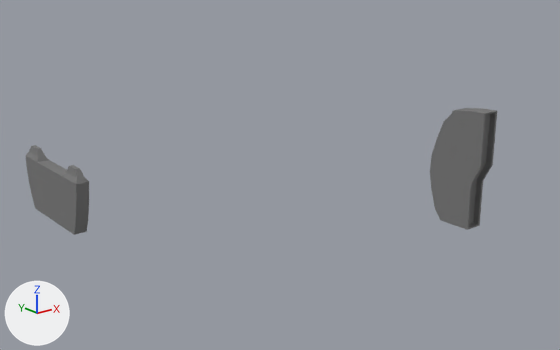
Renders of the FBX model Assets/Models/porte_verticale_gauche.FBX from each side of a commit.
Camera for both pictures: a 50 mm camera at (54.5, -30.8, 22.6) aimed at (90.4, 14.1, 4.6). The axes (+X, +Y, +Z) are drawn at lower left. The lights are the same throughout. Where no turn or scale is listed for an object, it has been applied to the vertices.

The scene before the commit, as lines of its bpy script (objects in view):
```python
me_mesh = bpy.data.meshes.new('Mesh')
me_mesh.from_pydata(...)  # 96 vertices, 94 faces; spans x -0.75..0.75, y -2.39..2.39, z -4.65..4.65
me_mesh.materials.append(mat_01___default)  # grey #777777
me_mesh_001 = bpy.data.meshes.new('Mesh.001')
me_mesh_001.from_pydata(...)  # 90 vertices, 88 faces; spans x -0.51..0.51, y -4.85..4.85, z 0.0..5.23
me_mesh_001.materials.append(mat_01___default)  # grey #777777
ob_box005 = bpy.data.objects.new('Box005', me_mesh)
ob_box005.location = (101.44, 5.54, 5.33)
ob_box009 = bpy.data.objects.new('Box009', me_mesh_001)
ob_box009.location = (77.11, 25.57, 0.68)
```
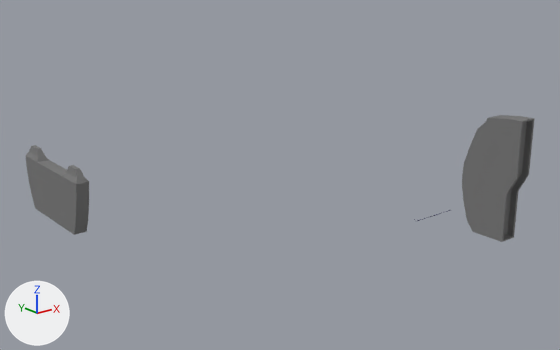
Commit message: porte pou steven l'handicapé

What changed in the scene script:
```text
Change ob_box005:
    ob_box005.location: (101.44, 5.54, 5.33) -> (101.44, 2.37, 5.33)
```

Location of each change, [x1, y1, x2, y2] in pixels of the pictures (560 x 350 px):
'Box005', moved: before [430, 108, 497, 230]; after [462, 115, 535, 242]
